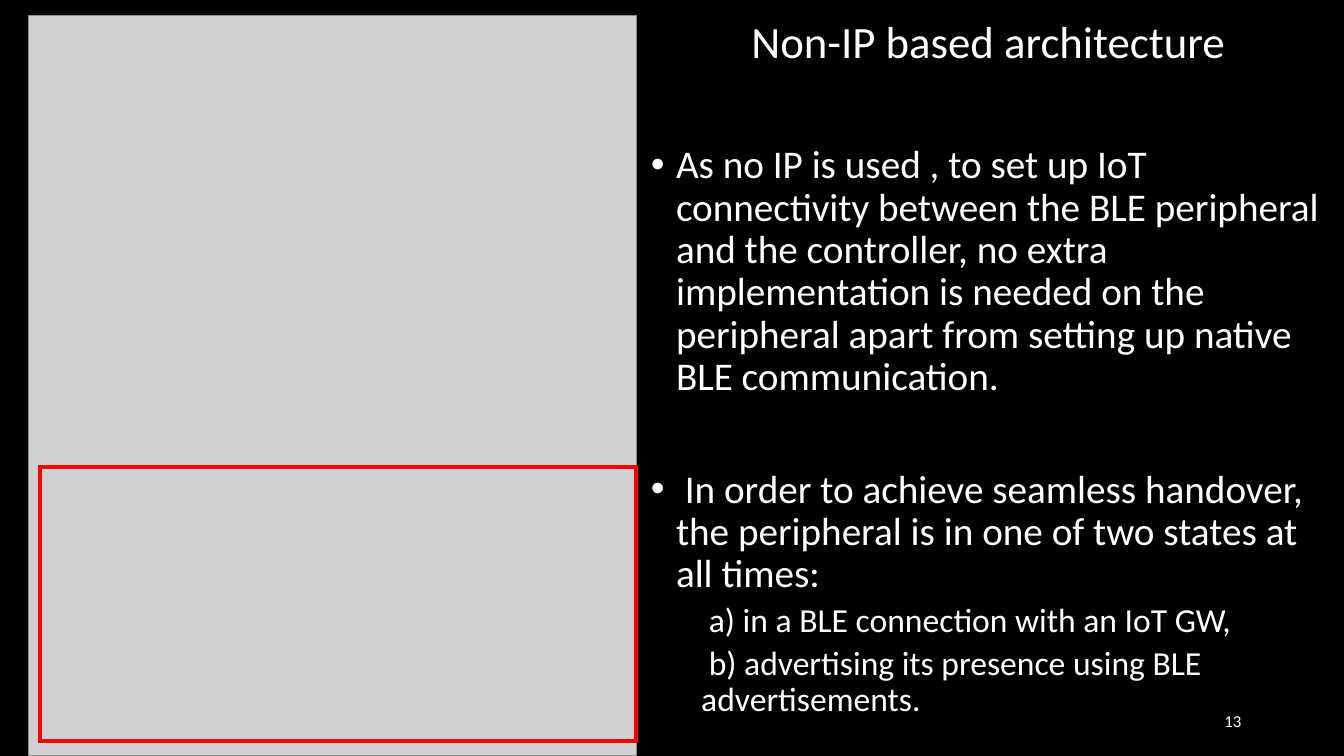
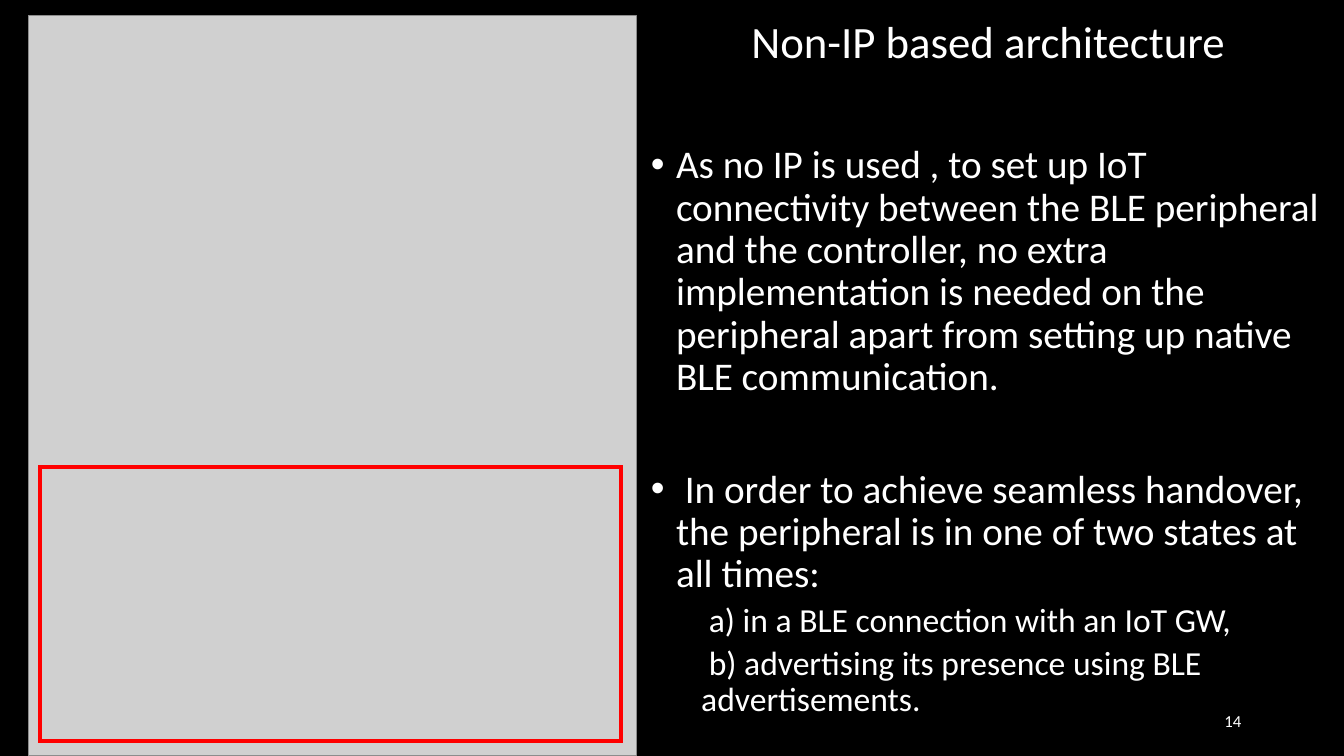
Before and after one commit to EKOISMYLOVE/NTUT_GM_PPT, a slide deck: slide 14 of A BLE-based multi-gateway network infrastructure with handover support for mobile BLE peripherals.pptx (slide 13 before the commit). Drawn at 1344x756 pixels with LibreOffice and Linux fonts; fonts in the diff are those of the drawing; grey boxes stand for pictures. Boxes give left, top, right and bottom in pixels: in the first picture for what was removed or moved away, otherwise in the second. Text is boxed around its words. In the diff, an @@ line names an element or a change of style, - is before the commit and + after.

```diff
--- a/A BLE-based multi-gateway network infrastructure with handover support for mobile BLE peripherals.pptx
+++ b/A BLE-based multi-gateway network infrastructure with handover support for mobile BLE peripherals.pptx
@@ rectangle: place and size @@
-rectangle at [40,467,636,741]
+rectangle at [40,467,621,741]
@@ page number at [1224,716,1241,727]: text changed @@
-13
+14
```
Also in this commit, not shown: 7 other slides changed, 1 slide added.
